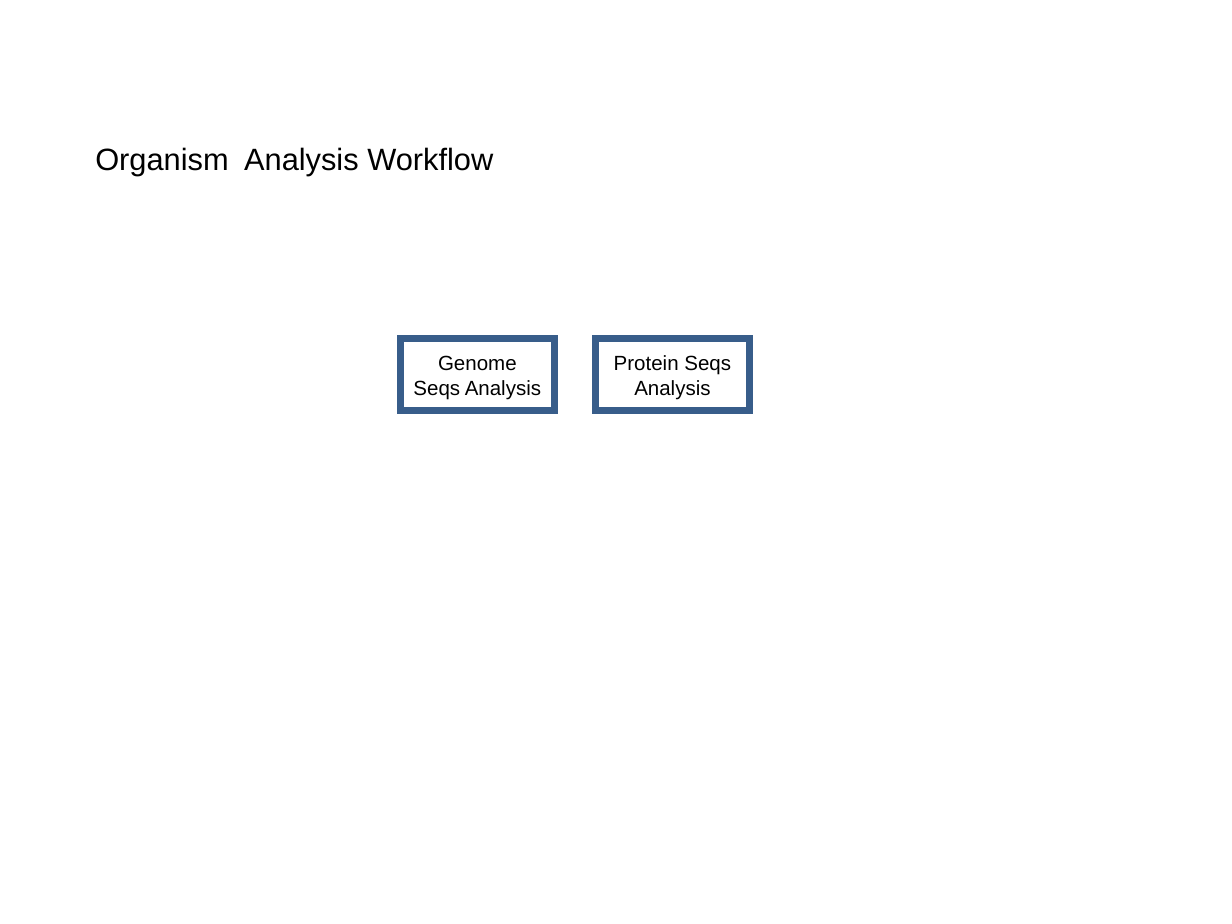
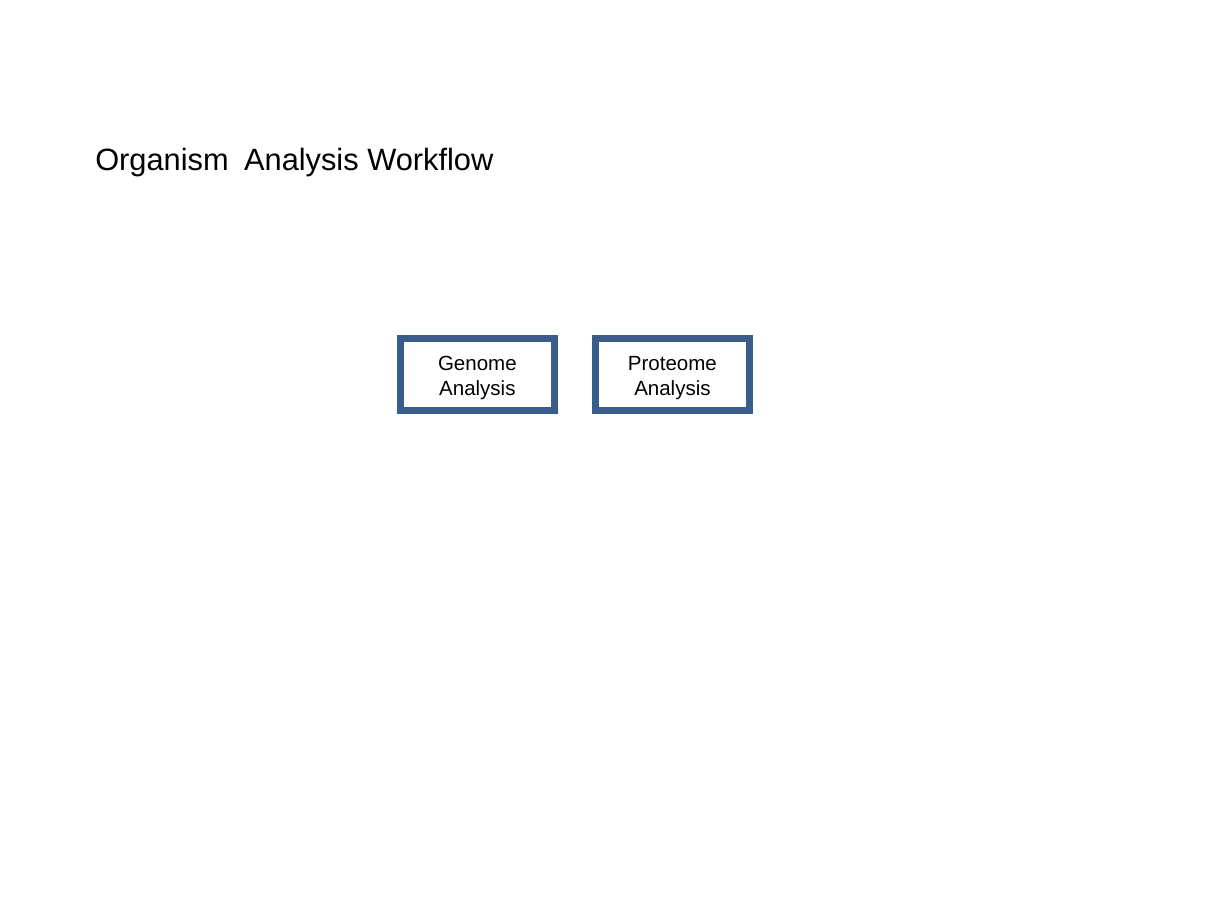
Before and after one commit to VEuPathDB/ApiCommonData, a slide deck: slide 4 of Load/doc/workflow/AnalysisWorkflow.ppt. Drawn at 1232x924 pixels with LibreOffice and Linux fonts; fonts in the diff are those of the drawing. Boxes give left, top, right and bottom in pixels: in the first picture for what was removed or moved away, otherwise in the second. Text is boxed around its words. In the diff, an @@ line names an element or a change of style, - is before the commit and + after.

```diff
--- a/Load/doc/workflow/AnalysisWorkflow.ppt
+++ b/Load/doc/workflow/AnalysisWorkflow.ppt
@@ text in rectangle at <box>438,355,517,400</box>: text changed @@
-Genome Seqs Analysis
+Genome Analysis
@@ text in rectangle at <box>628,356,717,400</box>: text changed @@
-Protein Seqs Analysis
+Proteome Analysis
```
Also in this commit, not shown: 4 other slides changed, 1 slide added.
